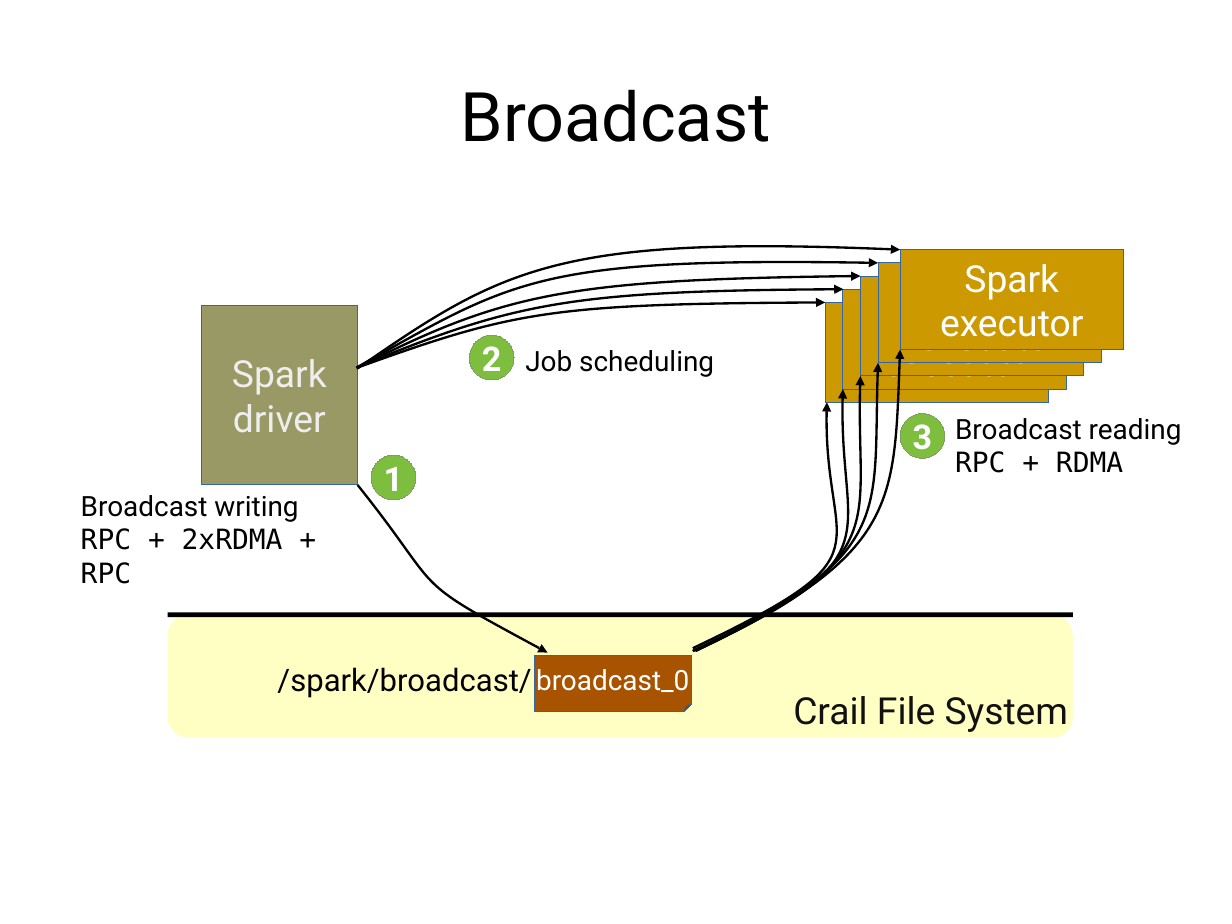
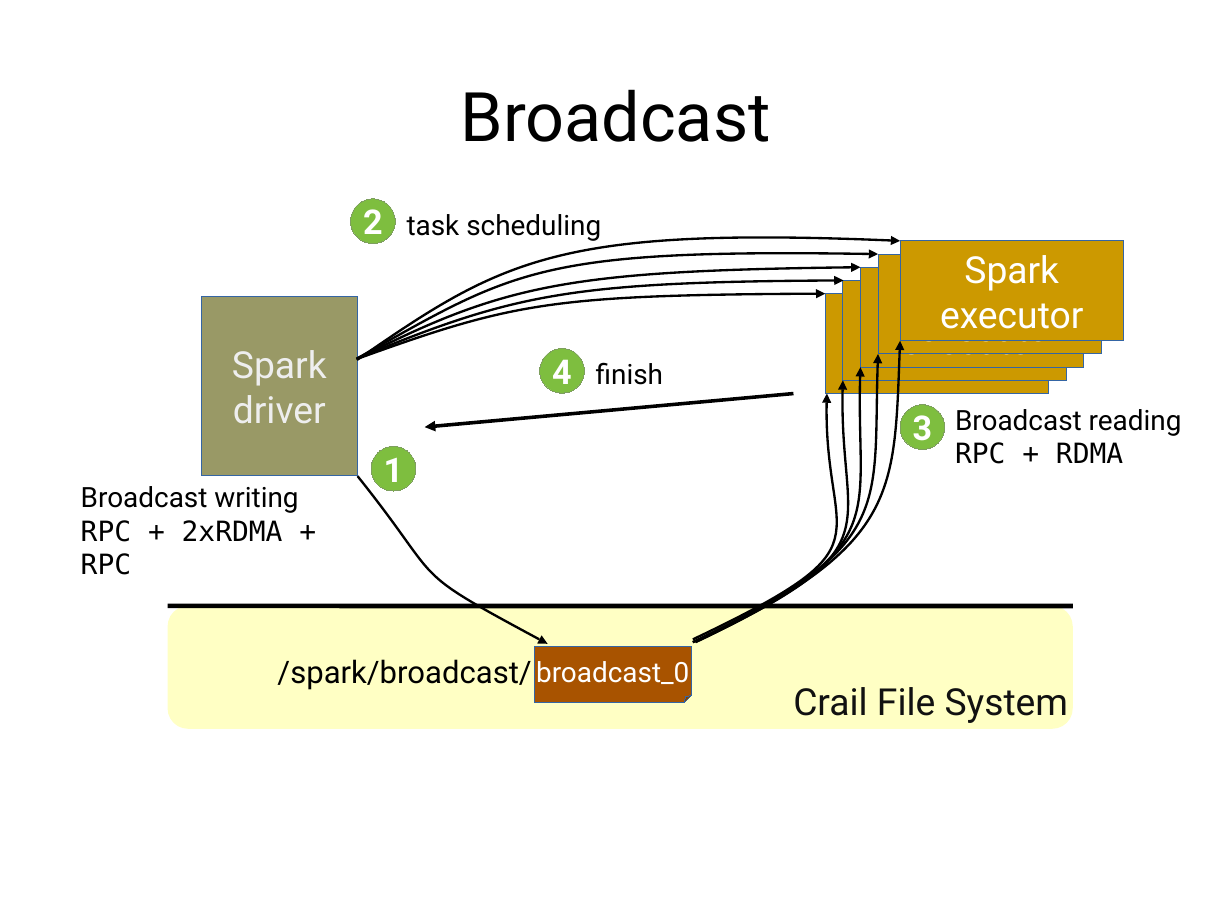
Before and after one commit to huangyibo/spark-summit-17, a slide deck: slide 2 of atr.odp. Drawn at 1232x924 pixels with LibreOffice and Linux fonts; fonts in the diff are those of the drawing. Boxes give left, top, right and bottom in pixels: in the first picture for what was removed or moved away, otherwise in the second. Text is boxed around its words. In the diff, an @@ line names an element or a change of style, - is before the commit and + after.

Commit message:
slides

```diff
--- a/atr.odp
+++ b/atr.odp
@@ ellipse "2": place and size @@
-ellipse "2" at box(470, 335, 514, 380)
+ellipse "2" at box(351, 199, 396, 244)
@@ text added at box(407, 214, 601, 241), 18 pt, text #000000 @@
+task scheduling
@@ text removed at box(525, 350, 714, 377) @@
-Job scheduling
@@ ellipse added at box(540, 349, 585, 394), fill #7EBE3F, outline #7E9F5F 0 pt, 22 pt, text #FFFFFF, bold @@
+4
@@ text added at box(596, 362, 663, 385), 18 pt, text #000000 @@
+finish
@@ arrow added from (794, 394) to (425, 427), #000000 2.3 pt @@
@@ 11 freeform shapes, 6 rectangles, 4 texts, 2 ellipses, 1 folded corner, 1 rounded rectangle, 1 line: place and size @@
-11 freeform shapes, 6 rectangles, 4 texts, 2 ellipses, 1 folded corner, 1 rounded rectangle, 1 line at box(81, 246, 1182, 738)
+11 freeform shapes, 6 rectangles, 4 texts, 2 ellipses, 1 folded corner, 1 rounded rectangle, 1 line at box(81, 237, 1182, 729)
```
Also in this commit, not shown: 2 other slides changed, 8 slides added, 4 slides removed.
